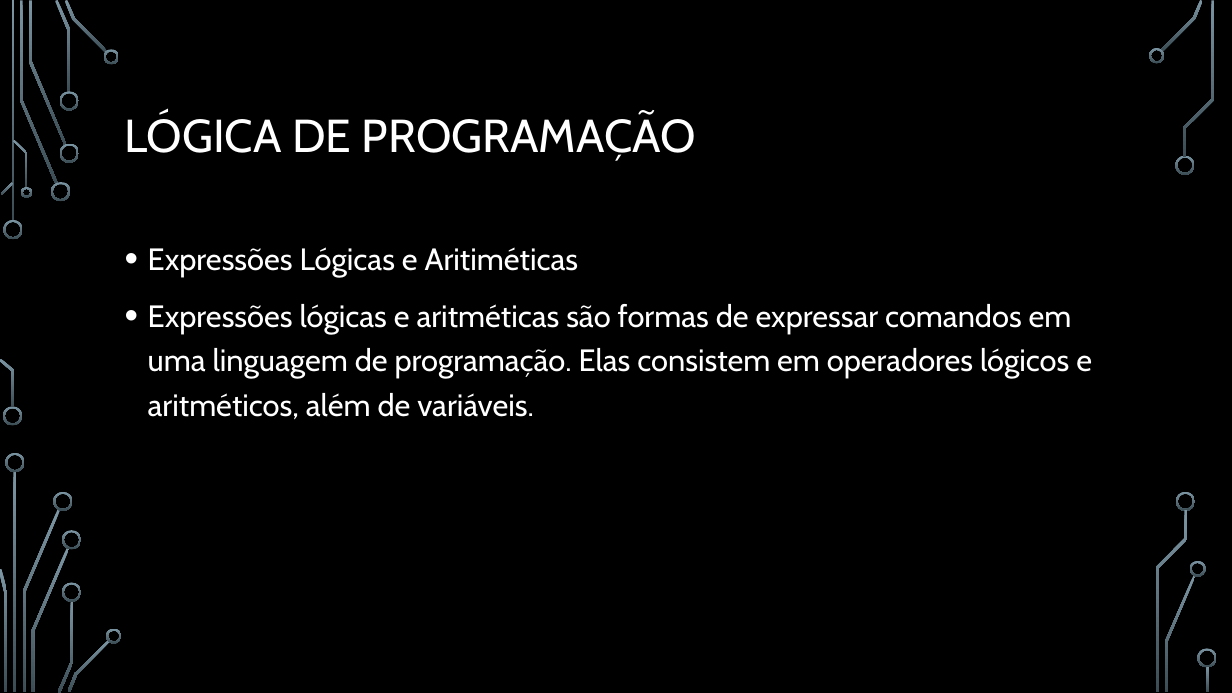
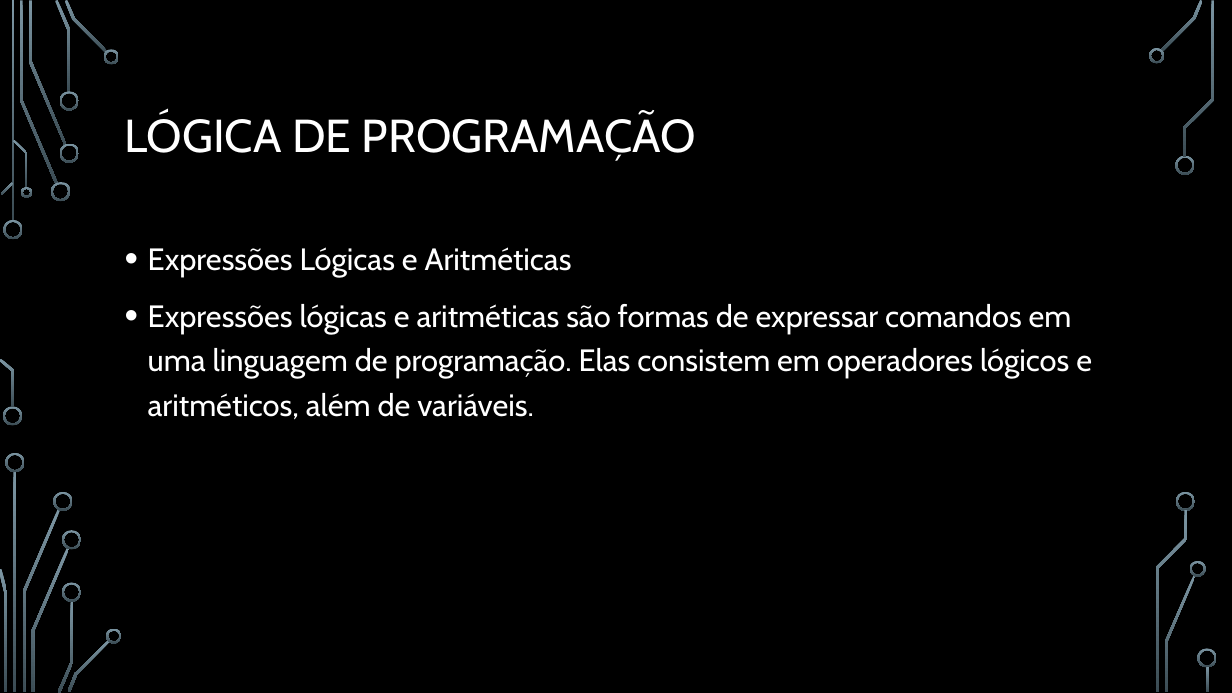
Before and after one commit to luisfernandospoljaric/SENAI2024, a slide deck: slide 10 of Python_60h/Aula02/Lógica de Programação.pptx. Drawn at 1232x693 pixels with LibreOffice and Linux fonts; fonts in the diff are those of the drawing; background and template pictures are left out. Boxes give left, top, right and bottom in pixels: in the first picture for what was removed or moved away, otherwise in the second. Text is boxed around its words. In the diff, an @@ line names an element or a change of style, - is before the commit and + after.

Commit message:
att

```diff
--- a/Python_60h/Aula02/Lógica de Programação.pptx
+++ b/Python_60h/Aula02/Lógica de Programação.pptx
@@ text at (148,247,572,276): text changed @@
-• Expressões Lógicas e Aritiméticas
+• Expressões Lógicas e Aritméticas
```
